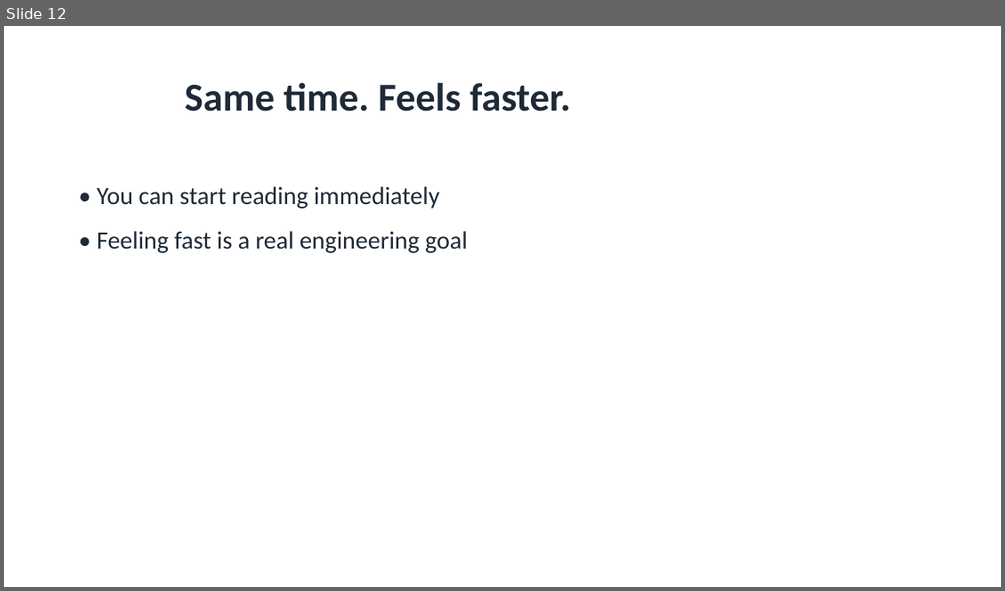
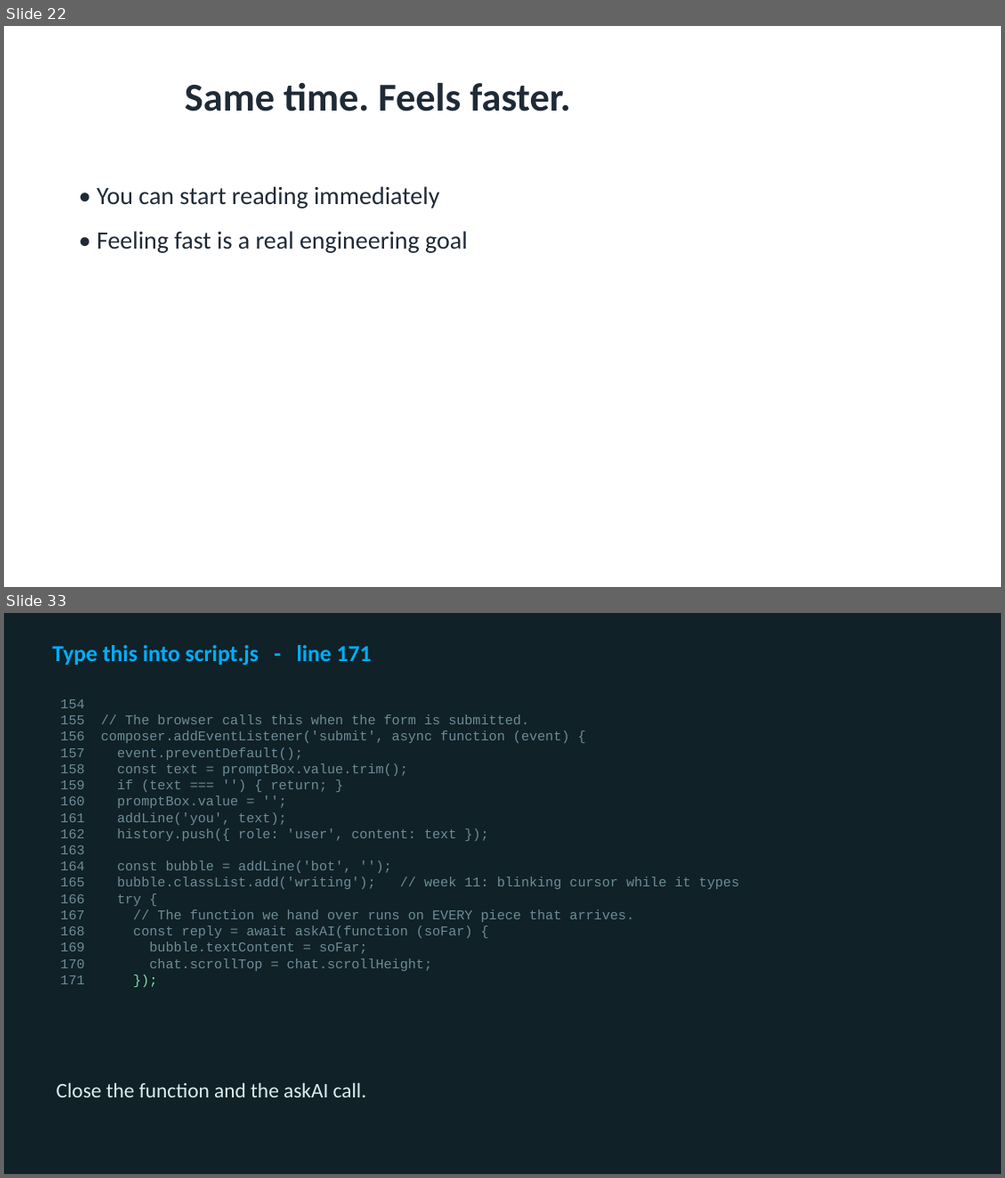
Before and after one commit to utgapps/utgapps.github.io, a slide deck: ai101/slides/week-11.pptx. Shown one above the other, each under a label of ours: slide 12 before the commit, slides 22 and 33 after it; the slides between them are not shown. The pictures are 1005x591 and 1005x1178 pixels, drawn with LibreOffice and Linux fonts; fonts in the diff are those of the drawing. Boxes give left, top, right and bottom in pixels: in the first picture for what was removed or moved away, otherwise in the second. Text is boxed around its words. In the diff, an @@ line names an element or a change of style, - is before the commit and + after.

```diff
--- a/ai101/slides/week-11.pptx
+++ b/ai101/slides/week-11.pptx
@@ slide 33 added at box(4, 613, 1001, 1174), background #102127 @@
@@ text added at box(52, 645, 372, 666), 22 pt, text #01AEFD, bold @@
+Type this into script.js - line 171
@@ text added at box(60, 699, 739, 971), 13 pt, text #6D8C97 @@
+154
+155 // The browser calls this when the form is submitted.
+156 composer.addEventListener('submit', async function (event) {
+157 event.preventDefault();
+158 const text = promptBox.value.trim();
+159 if (text === '') { return; }
+160 promptBox.value = '';
+161 addLine('you', text);
+162 history.push({ role: 'user', content: text });
+163
+164 const bubble = addLine('bot', '');
+165 bubble.classList.add('writing'); // week 11: blinking cursor while it types
+166 try {
+167 // The function we hand over runs on EVERY piece that arrives.
+168 const reply = await askAI(function (soFar) {
+169 bubble.textContent = soFar;
+170 chat.scrollTop = chat.scrollHeight;
+171 });
@@ text added at box(57, 1082, 366, 1097), 20 pt, text #DCECEF @@
+Close the function and the askAI call.
@@ what was slide 12 is now slide 22 @@
```
Also in this commit, not shown: 7 slides changed, 39 other slides added, 2 slides removed, 18 other files.
